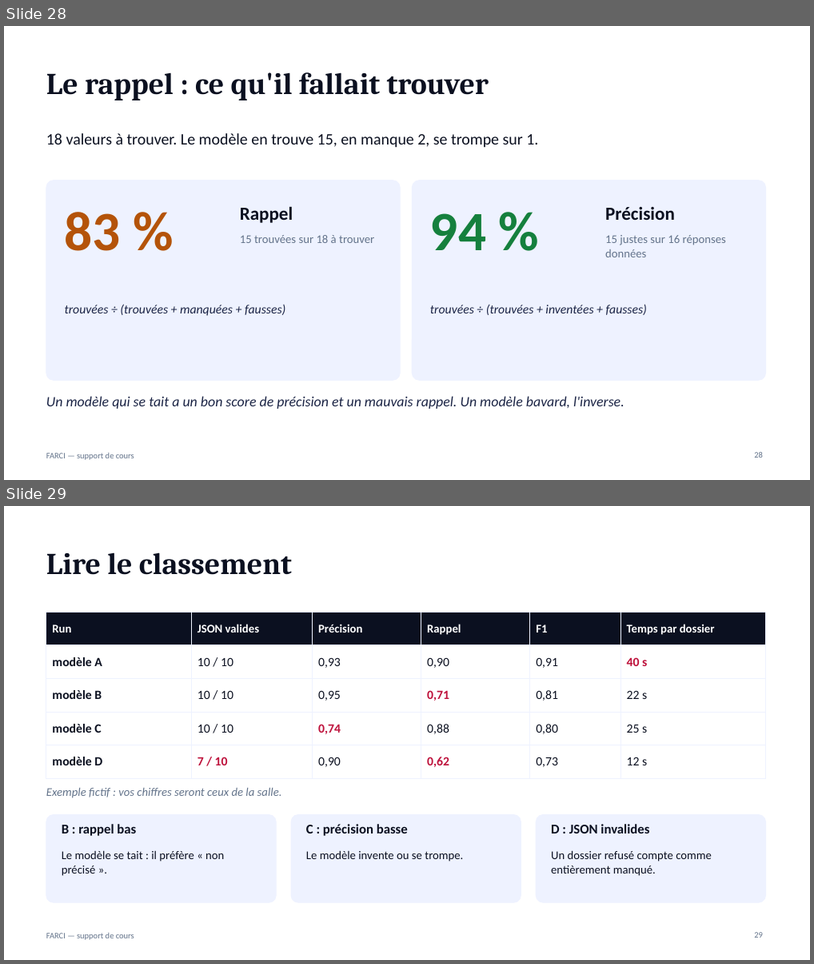
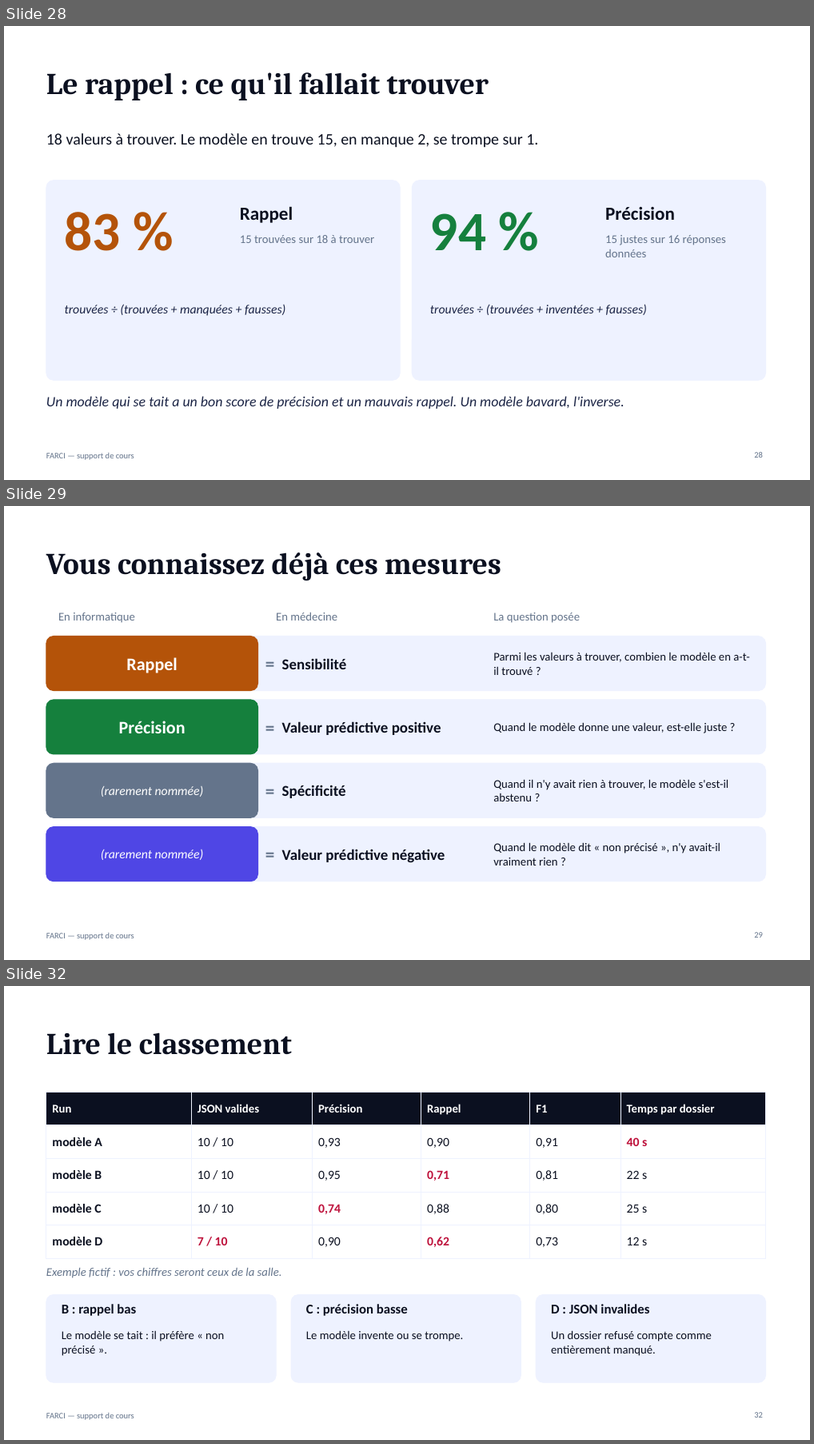
Before and after one commit to jdanion/FARCI, a slide deck: docs/support/FARCI-support-de-cours.pptx. Shown one above the other, each under a label of ours: slides 28 and 29 before the commit, slides 28, 29 and 32 after it; the slides between them are not shown. The pictures are 814x964 and 814x1444 pixels, drawn with LibreOffice and Linux fonts; fonts in the diff are those of the drawing. Boxes give left, top, right and bottom in pixels: in the first picture for what was removed or moved away, otherwise in the second. Text is boxed around its words. In the diff, an @@ line names an element or a change of style, - is before the commit and + after.

```diff
--- a/docs/support/FARCI-support-de-cours.pptx
+++ b/docs/support/FARCI-support-de-cours.pptx
@@ slide 29 added at box(4, 506, 810, 960), background #FFFFFF; not listed: 1 template element that a slide beside it also shows @@
@@ title added at box(46, 552, 502, 580), 36 pt, text #0B1020, bold @@
+Vous connaissez déjà ces mesures
@@ text added at box(58, 612, 135, 623), 14 pt, text #64748B @@
+En informatique
@@ text added at box(276, 612, 338, 620), 14 pt, text #64748B @@
+En médecine
@@ text added at box(494, 612, 580, 623), 14 pt, text #64748B @@
+La question posée
@@ rounded rectangle added at box(46, 636, 766, 691), fill #EEF2FF, outline #EEF2FF 1 pt @@
@@ rounded rectangle added at box(46, 636, 258, 691), fill #B45309, outline #B45309 1 pt @@
@@ text added at box(258, 636, 282, 691), 22 pt, text #64748B, bold @@
+=
@@ text added at box(126, 657, 177, 673), 21 pt, text #FFFFFF, bold @@
+Rappel
@@ text added at box(282, 658, 347, 669), 18 pt, text #0B1020, bold @@
+Sensibilité
@@ text added at box(494, 652, 750, 675), 14 pt, text #0B1020 @@
+Parmi les valeurs à trouver, combien le modèle en a-t-il trouvé ?
@@ rounded rectangle added at box(46, 700, 766, 754), fill #EEF2FF, outline #EEF2FF 1 pt @@
@@ rounded rectangle added at box(46, 700, 258, 754), fill #15803D, outline #15803D 1 pt @@
@@ text added at box(119, 720, 186, 733), 21 pt, text #FFFFFF, bold @@
+Précision
@@ text added at box(258, 700, 282, 754), 22 pt, text #64748B, bold @@
+=
@@ text added at box(282, 721, 442, 735), 18 pt, text #0B1020, bold @@
+Valeur prédictive positive
@@ text added at box(494, 722, 727, 733), 14 pt, text #0B1020 @@
+Quand le modèle donne une valeur, est-elle juste ?
@@ rounded rectangle added at box(46, 763, 766, 817), fill #EEF2FF, outline #EEF2FF 1 pt @@
@@ rounded rectangle added at box(46, 763, 258, 817), fill #64748B, outline #64748B 1 pt @@
@@ text added at box(258, 763, 282, 817), 22 pt, text #64748B, bold @@
+=
@@ text added at box(101, 786, 204, 796), 15 pt, text #FFFFFF, italic @@
+(rarement nommée)
@@ text added at box(282, 784, 346, 798), 18 pt, text #0B1020, bold @@
+Spécificité
@@ text added at box(494, 779, 730, 801), 14 pt, text #0B1020 @@
+Quand il n'y avait rien à trouver, le modèle s'est-il abstenu ?
@@ rounded rectangle added at box(46, 827, 766, 881), fill #EEF2FF, outline #EEF2FF 1 pt @@
@@ rounded rectangle added at box(46, 827, 258, 881), fill #4F46E5, outline #4F46E5 1 pt @@
@@ text added at box(258, 827, 282, 881), 22 pt, text #64748B, bold @@
+=
@@ text added at box(101, 849, 204, 860), 15 pt, text #FFFFFF, italic @@
+(rarement nommée)
@@ text added at box(282, 848, 446, 863), 18 pt, text #0B1020, bold @@
+Valeur prédictive négative
@@ text added at box(494, 842, 721, 865), 14 pt, text #0B1020 @@
+Quand le modèle dit « non précisé », n'y avait-il vraiment rien ?
@@ page number added at box(754, 932, 763, 937), 10 pt, text #64748B @@
+29
@@ what was slide 29 is now slide 32 @@
@@ page number at box(754, 1412, 763, 1417): text changed @@
-29
+32
```
Also in this commit, not shown: 2 slides changed, 2 other slides added, 9 other files.
